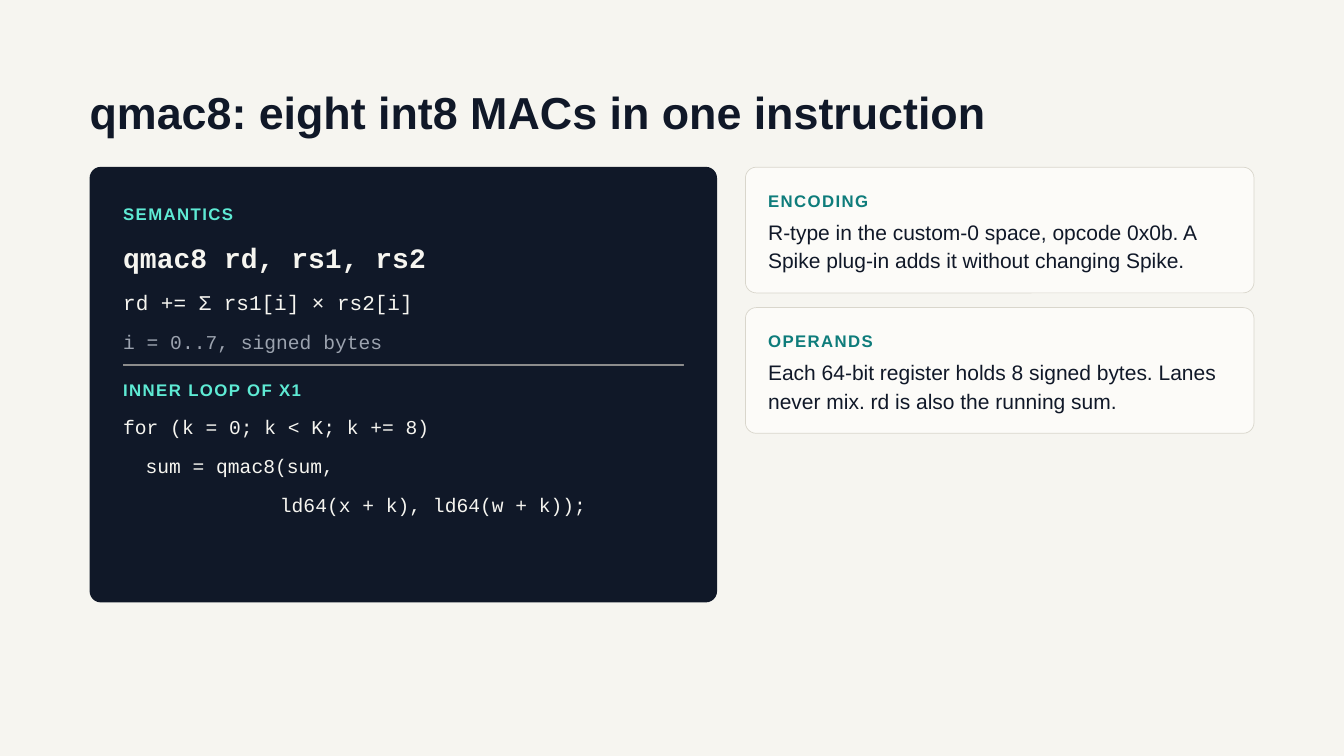
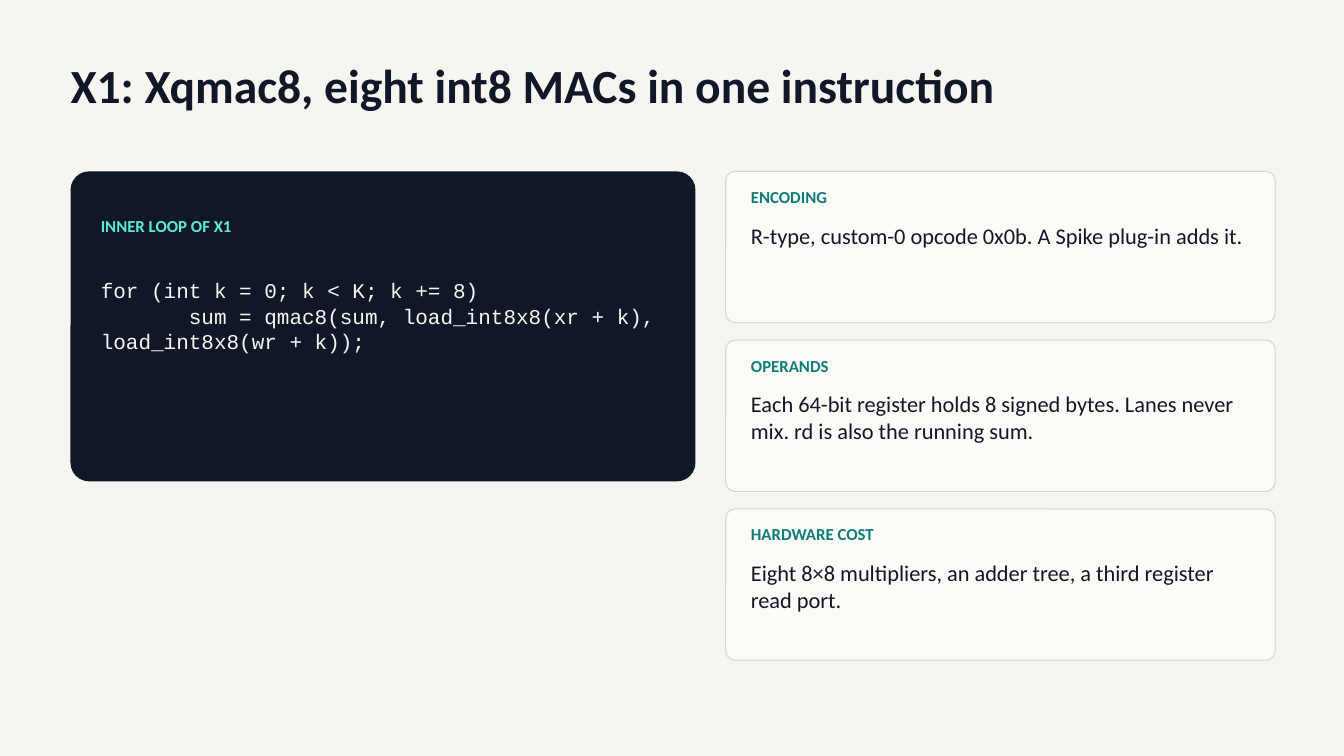
Before and after one commit to hubertvx/RV64imc, a slide deck: slide 5 of docs/115165427_武文山.pptx (slide 4 before the commit). Drawn at 1344x756 pixels with LibreOffice and Linux fonts; fonts in the diff are those of the drawing; grey boxes stand for pictures. Boxes give left, top, right and bottom in pixels: in the first picture for what was removed or moved away, otherwise in the second. Text is boxed around its words. In the diff, an @@ line names an element or a change of style, - is before the commit and + after.

Commit message:
latest slides

```diff
--- a/docs/115165427_武文山.pptx
+++ b/docs/115165427_武文山.pptx
@@ text at (71,69,994,111): text changed; size 32 to 34 pt; font Arial to Calibri @@
-qmac8: eight int8 MACs in one instruction
+X1: Xqmac8, eight int8 MACs in one instruction
@@ rounded rectangle: place and size @@
-rounded rectangle at (90,167,717,603)
+rounded rectangle at (71,171,696,482)
@@ rounded rectangle at (71,171,696,482): proportions changed @@
@@ rounded rectangle: place and size @@
-rounded rectangle at (745,167,1254,293)
+rounded rectangle at (726,171,1275,323)
@@ rounded rectangle at (726,171,1275,323): outline #D9D6CC 0.5 pt to #D9D6CC 0.75 pt; proportions changed @@
@@ text removed at (123,208,233,220) @@
-SEMANTICS
@@ text "ENCODING": place and size @@
-text "ENCODING" at (768,195,868,207)
+text "ENCODING" at (751,192,827,203)
@@ font Arial to Calibri, letter spacing 1 to 0 pt; line spacing 16.8pt to 1 in 3 elements at (751,192,827,203), (751,361,829,372), (101,221,232,232) @@
@@ text "INNER LOOP OF X1": place and size @@
-text "INNER LOOP OF X1" at (123,384,301,396)
+text "INNER LOOP OF X1" at (101,221,232,232)
@@ text at (751,228,1242,248): text changed; size 15 to 16 pt; font Arial to Calibri @@
-R-type in the custom-0 space, opcode 0x0b. A Spike plug-in adds it without changing Spike.
+R-type, custom-0 opcode 0x0b. A Spike plug-in adds it.
@@ text removed at (123,248,425,274) @@
-qmac8 rd, rs1, rs2
@@ text at (101,283,655,354): text changed; size 14 to 15 pt @@
-for (k = 0; k < K; k += 8)
+for (int k = 0; k < K; k += 8)
+sum = qmac8(sum, load_int8x8(xr + k), load_int8x8(wr + k));
@@ text removed at (123,295,413,315) @@
-rd += Σ rs1[i] × rs2[i]
@@ text removed at (123,335,382,353) @@
-i = 0..7, signed bytes
@@ rounded rectangle at (726,341,1275,492): outline #D9D6CC 0.5 pt to #D9D6CC 0.75 pt; proportions changed @@
@@ rounded rectangle: place and size @@
-rounded rectangle at (745,308,1254,434)
+rounded rectangle at (726,341,1275,492)
@@ text "OPERANDS": place and size @@
-text "OPERANDS" at (768,335,873,347)
+text "OPERANDS" at (751,361,829,372)
@@ picture removed at (123,365,684,366) @@
@@ text "Each 64-bit register holds 8 ...": place and size @@
-text "Each 64-bit register holds 8 ..." at (768,364,1216,413)
+text "Each 64-bit register holds 8 ..." at (751,396,1234,443)
@@ text "Each 64-bit register holds 8 ..." at (751,396,1234,443): size 15 to 16 pt, font Arial to Calibri; line spacing 20.2pt to 1 @@
@@ text removed at (146,459,334,477) @@
-sum = qmac8(sum,
@@ text removed at (280,498,586,516) @@
-ld64(x + k), ld64(w + k));
@@ rounded rectangle added at (726,509,1275,660), fill #FCFBF8, outline #D9D6CC 0.75 pt @@
@@ text added at (751,529,874,540), 12 pt, text #0E7C7B, bold @@
+HARDWARE COST
@@ text added at (751,565,1214,612), 16 pt, text #101828 @@
+Eight 8×8 multipliers, an adder tree, a third register read port.
```
Also in this commit, not shown: 3 other slides changed, 4 slides added, 5 slides removed.
